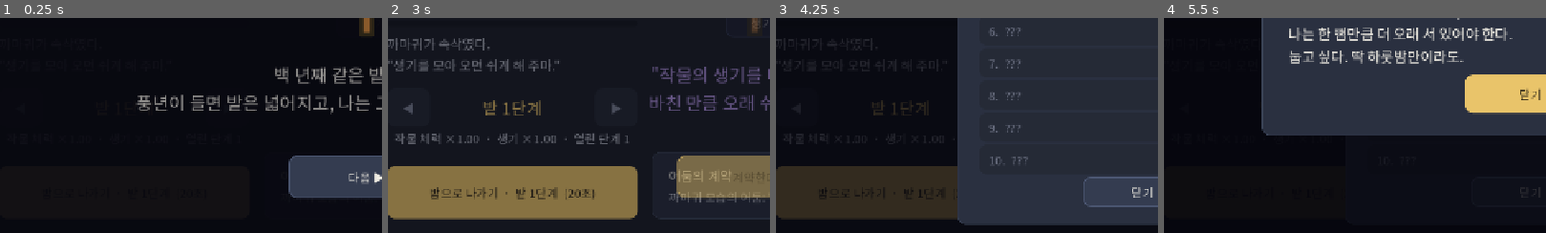
Above: before the commit, frames 1-4 (left to right).
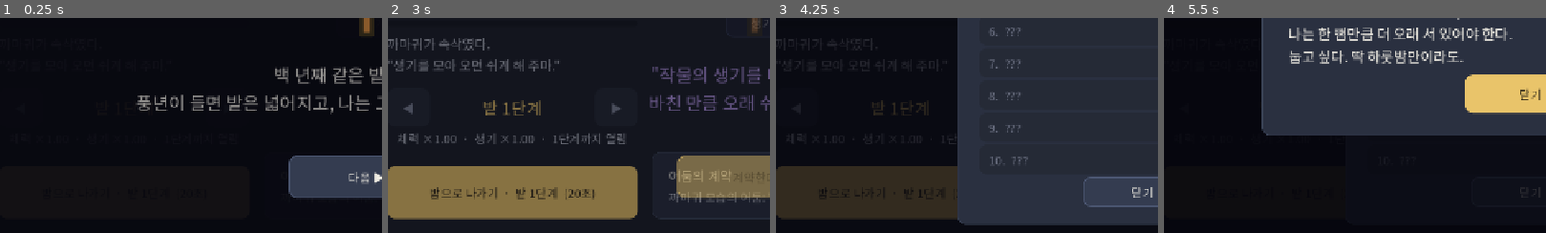
Above: after the commit, the same moments.

Repository: dldpwns1234-rgb/scarecrow1
Game: Godot game, scene res://scenes/main.tscn
Two runs of this game, one before a commit and one after it. Both use one fixed random seed, a clock stepped at 60 frames per second and the inputs below.
Inputs:
- Up to frame 1 (0.25 s): no input
- Up to frame 2 (3 s): click "이야기 2/10" at 0.5 s; click "설정" at 1.25 s; click "밤으로 나가기 · 밭 1단계 (20초)" at 2 s; click "가운데로" at 2.75 s
- Up to frame 3 (4.25 s): click "이야기 2/10" at 3.5 s
- Up to frame 4 (5.5 s): click "1. 백 년째 서 있다" at 4.25 s; click "2. 까마귀의 속삭임" at 5 s
The pictures show only the part of the screen within x 2-52%, y 50-100%; the shares and areas given below are measured in that part.

The runs differ from the first frame. In frame 2, 1.2% of the frame differs, in the area x 2-63%, y 53-59%; in frame 3, less than 0.1%; in frame 4, less than 0.1%.

Commit message:
결과 알림: 수확일 밤을 정복하면 '수확일 정복 · 풍년의 여신을 이겼다'처럼 그 밤의 가장 센 지키는 이. 밭 고르기 배율 글이 길어져도 왼쪽 열이 넓어지지 않게(말줄임, 글 줄임)
Co-Authored-By: Claude Opus 5.5 <noreply@anthropic.com>

Diff:
--- a/scenes/day/field_picker.gd
+++ b/scenes/day/field_picker.gd
@@ -29,6 +29,8 @@
 	row.add_child(_up)
 	_note = Label.new()
 	_note.horizontal_alignment = HORIZONTAL_ALIGNMENT_CENTER
+	_note.text_overrun_behavior = TextServer.OVERRUN_TRIM_ELLIPSIS  # 큰 배율(×2308극)이 왼쪽 열을 넓히지 않게
+	_note.custom_minimum_size = Vector2(1.0, 0.0)
 	_note.add_theme_font_size_override("font_size", NOTE_FONT_SIZE)
 	_note.add_theme_color_override("font_color", NOTE_COLOR)
 	add_child(_note)
@@ -51,4 +53,4 @@
 	_up.disabled = level >= Night.best_level
 	var hp := Balance.crop_hp(0, level) / Balance.crop_hp(0, 1)
 	var vitality := Balance.crop_vitality(0, level) / Balance.crop_vitality(0, 1)
-	_note.text = "작물 체력 %s  ·  생기 %s  ·  열린 단계 %d" % [Num.multiplier(hp), Num.multiplier(vitality), Night.best_level]
+	_note.text = "체력 %s  ·  생기 %s  ·  %d단계까지 열림" % [Num.multiplier(hp), Num.multiplier(vitality), Night.best_level]
--- a/scenes/day/night_report.gd
+++ b/scenes/day/night_report.gd
@@ -1,7 +1,9 @@
 extends PanelContainer
 ## 밤이 끝나 낮으로 돌아오면 오른쪽(어둠의 나무) 위쪽 가운데에 잠깐 뜨는 결과 (왼쪽 위의 이야기·소리 버튼을 가리지 않게): "지난 밤 · 생기 +120 · 작물 98 / 120 시듦", 정복했으면 둘째 줄에 "밭 3단계 정복! 4단계가 열렸다".
-## 겨울잠을 한 번도 안 했는데 이번 밤에 겨울잠 단계가 열렸으면 "겨울잠이 열렸다", 일꾼이 합류했으면 "아지트가 열렸다"나 "일꾼 합류: 이름"을 덧붙인다.
+## 겨울잠을 한 번도 안 했는데 이번 밤에 겨울잠 단계가 열렸으면 "겨울잠이 열렸다", 일꾼이 합류했으면 "아지트가 열렸다"나 "일꾼 합류: 이름"을, 수확일 밤을 정복했으면 "풍년의 여신을 이겼다"처럼 그 밤의 가장 센 지키는 이를 덧붙인다.
 ## Game.night_finished·Night.field_cleared를 받아 Night의 기록을 읽기만 한다. 누르면 바로 닫힌다. 상수는 배치·연출용이다.
+
+const KoreanText := preload("res://scenes/ui/korean_text.gd")
 
 const TOP: float = 20.0
 const LEFT_SPAN: float = 468.0  # 낮 화면 왼쪽 열(여백 24 + 폭 420 + 사이 24). 그 오른쪽에 띄운다
@@ -46,6 +48,19 @@
 	_workers_before = Workers.worker_count()
 
 
+## 수확일 밤(보스 밤)을 정복했을 때: 그 밤의 가장 센 지키는 이를 이겼다는 한 줄
+func _harvest_line() -> String:
+	var top := -1
+	for kind in Night.farmer_kinds:
+		top = maxi(top, kind)
+	match top:
+		Balance.Guardian.GODDESS:
+			return "수확일 정복  ·  풍년의 여신을 이겼다"
+		-1:
+			return "수확일 정복"
+	return "수확일 정복  ·  %s%s 따돌렸다" % [Balance.guardian_name(top), KoreanText.particle(Balance.guardian_name(top), "을", "를")]
+
+
 func _line(color: Color) -> Label:
 	var label := Label.new()
 	label.horizontal_alignment = HORIZONTAL_ALIGNMENT_CENTER
@@ -59,6 +74,8 @@
 	_clear.text = "밭 %d단계 정복!" % _cleared_level
 	if Night.best_level > _best_before:
 		_clear.text += "  %d단계가 열렸다" % Night.best_level
+	if _cleared_level > 0 and Balance.is_harvest(_cleared_level):
+		_clear.text += "\n" + _harvest_line()
 	if Winter.sleeps == 0 and _best_before < Balance.WINTER_MIN_LEVEL and Balance.can_winter(Night.best_level):
 		_clear.text += "\n겨울잠이 열렸다  ·  오른쪽 위 꿈의 상점"  # 첫 겨울잠 전에 한 번
 	if Workers.worker_count() > _workers_before:
